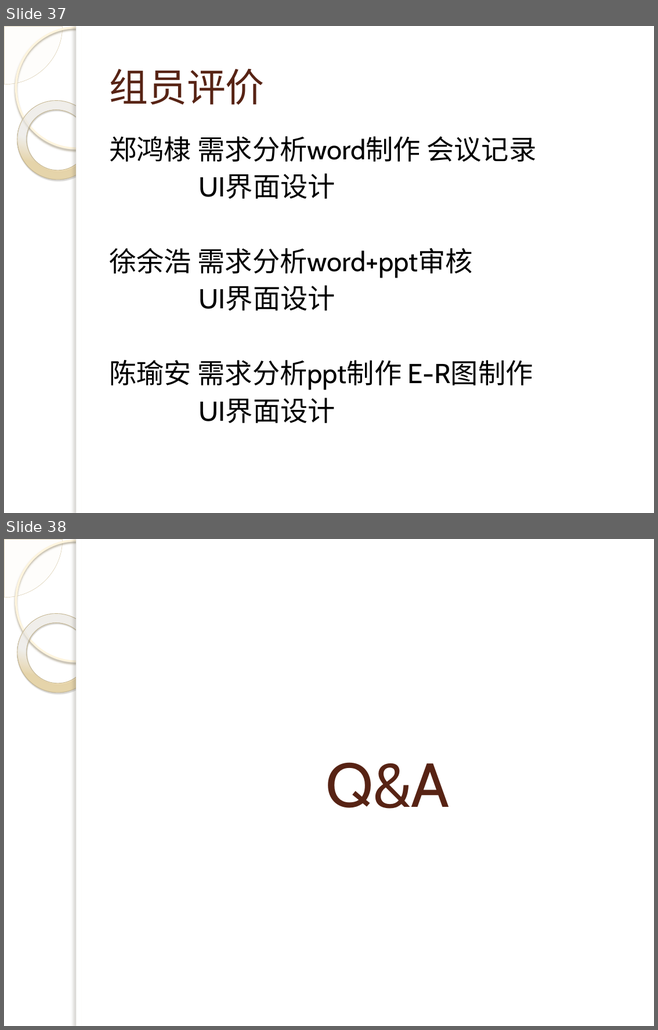
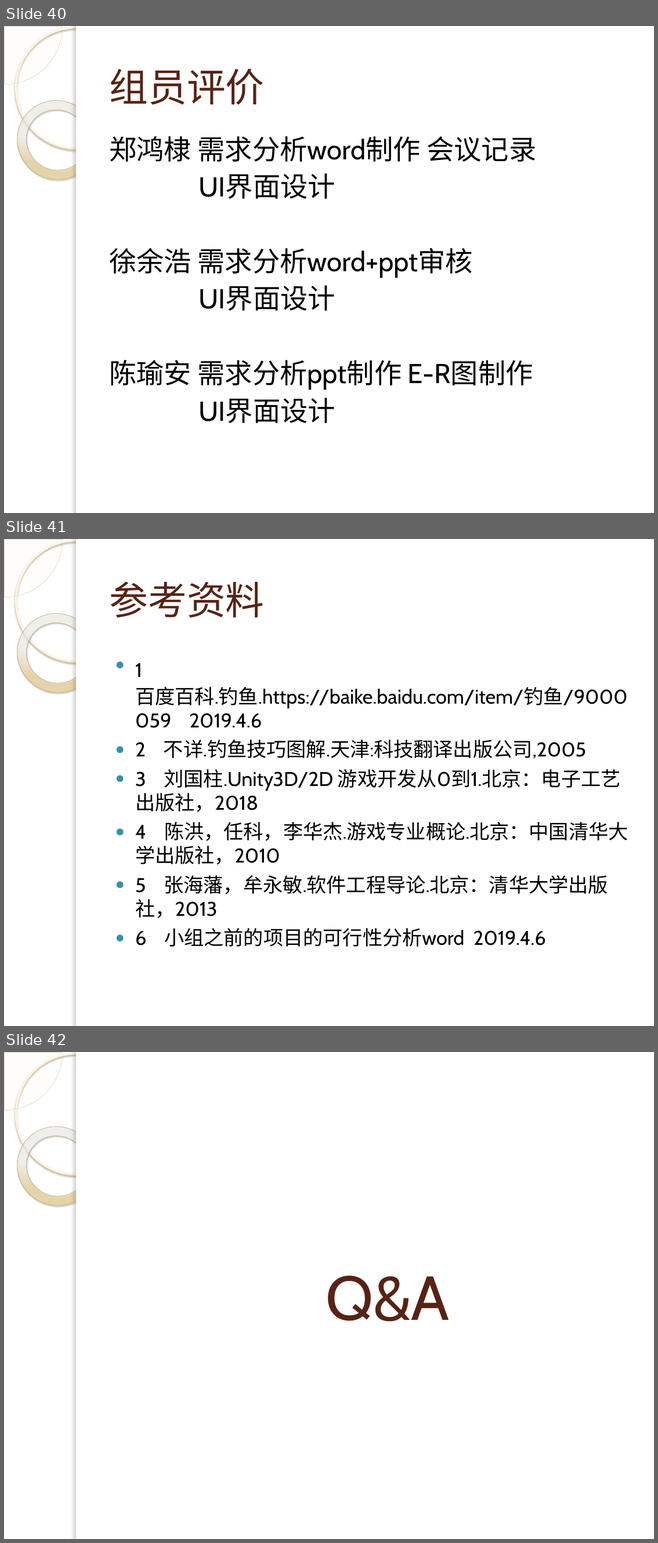
Before and after one commit to 3d-fishing/3D-app, a slide deck: 需求分析.pptx. Shown one above the other, each under a label of ours: slides 37 and 38 before the commit, slides 40, 41 and 42 after it. The pictures are 658x1030 and 658x1543 pixels, drawn with LibreOffice and Linux fonts; fonts in the diff are those of the drawing; background and template pictures are left out. Boxes give left, top, right and bottom in pixels: in the first picture for what was removed or moved away, otherwise in the second. Text is boxed around its words. In the diff, an @@ line names an element or a change of style, - is before the commit and + after.

```diff
--- a/需求分析.pptx
+++ b/需求分析.pptx
@@ slide 41 added at <box>4,539,654,1026</box>, background picture (left out); not listed: 5 template elements that a slide beside it also shows @@
@@ title added at <box>109,581,264,618</box>, 43 pt, text #572314 @@
+参考资料
@@ text added at <box>135,663,628,947</box>, 22 pt, text #000000 @@
+● 1 百度百科.钓鱼.https://baike.baidu.com/item/钓鱼/9000059 2019.4.6
+● 2 不详.钓鱼技巧图解.天津:科技翻译出版公司,2005
+● 3 刘国柱.Unity3D/2D 游戏开发从0到1.北京：电子工艺出版社，2018
+● 4 陈洪，任科，李华杰.游戏专业概论.北京：中国清华大学出版社，2010
+● 5 张海藩，牟永敏.软件工程导论.北京：清华大学出版社，2013
+● 6 小组之前的项目的可行性分析word 2019.4.6
@@ what was slide 37 is now slide 40 @@
@@ what was slide 38 is now slide 42 @@
```
Also in this commit, not shown: 3 slides changed, 3 other slides added.
